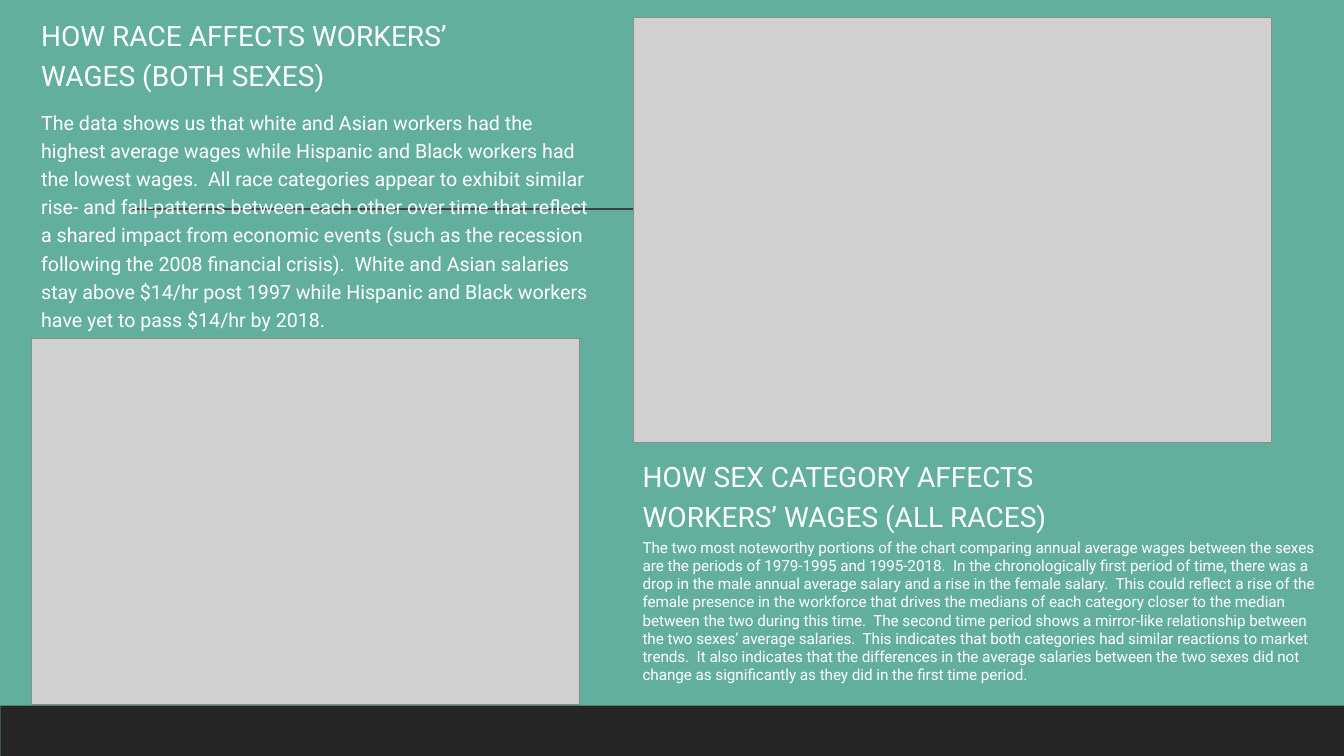
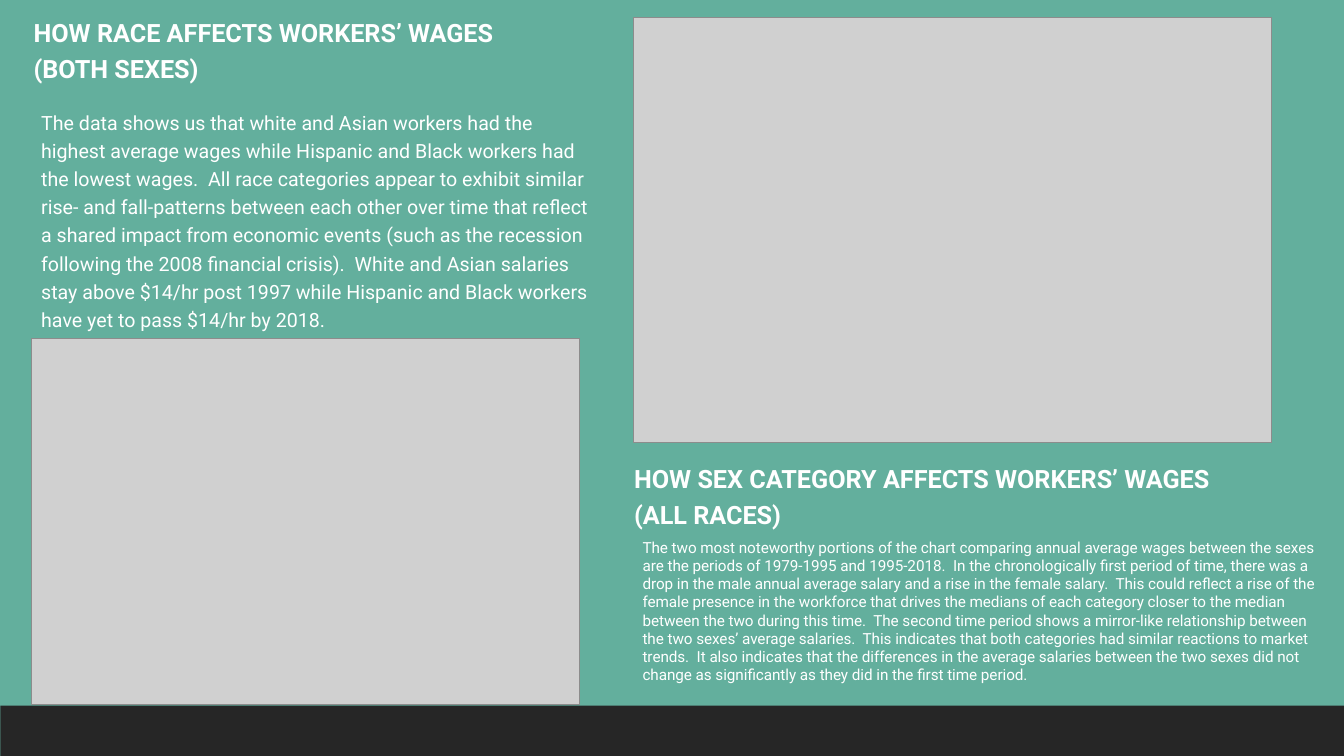
Before and after one commit to euphoniey/Project_1-team-2, a slide deck: slide 11 of Employment statistics REVA - Team 2 (1).pptx (slide 10 before the commit). Drawn at 1344x756 pixels with LibreOffice and Linux fonts; fonts in the diff are those of the drawing; grey boxes stand for pictures. Boxes give left, top, right and bottom in pixels: in the first picture for what was removed or moved away, otherwise in the second. Text is boxed around its words. In the diff, an @@ line names an element or a change of style, - is before the commit and + after.

```diff
--- a/Employment statistics REVA - Team 2 (1).pptx
+++ b/Employment statistics REVA - Team 2 (1).pptx
@@ text "HOW RACE AFFECTS WORKERS’ WAGES ...": place and size @@
-text "HOW RACE AFFECTS WORKERS’ WAGES ..." at [41,25,446,92]
+text "HOW RACE AFFECTS WORKERS’ WAGES ..." at [34,23,493,83]
@@ text "HOW RACE AFFECTS WORKERS’ WAGES ..." at [34,23,493,83]: size 20 to 18 pt, bold on; bullet none to  ; vertical alignment middle to top @@
@@ line removed from (132, 210) to (1231, 210) @@
@@ text "HOW SEX CATEGORY AFFECTS WORKERS’ ..." at [634,469,1209,530]: size 20 to 18 pt, bold on; bullet none to  ; vertical alignment middle to top @@
@@ text "HOW SEX CATEGORY AFFECTS WORKERS’ ...": place and size @@
-text "HOW SEX CATEGORY AFFECTS WORKERS’ ..." at [643,467,1046,533]
+text "HOW SEX CATEGORY AFFECTS WORKERS’ ..." at [634,469,1209,530]
```
Also in this commit, not shown: 7 other slides changed, 2 slides added, 1 other file.
